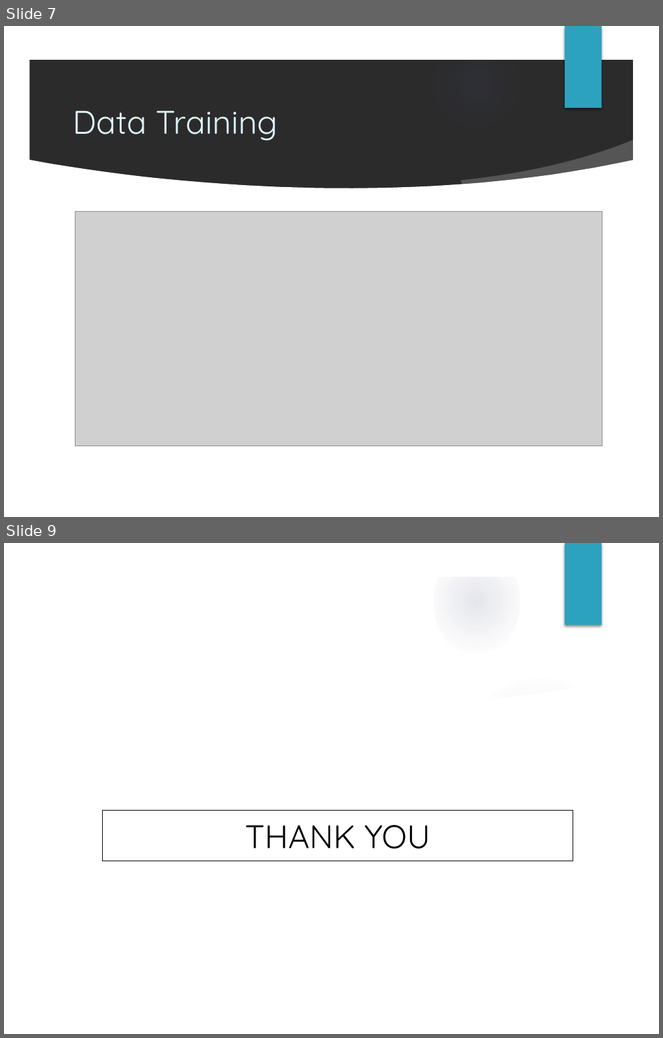
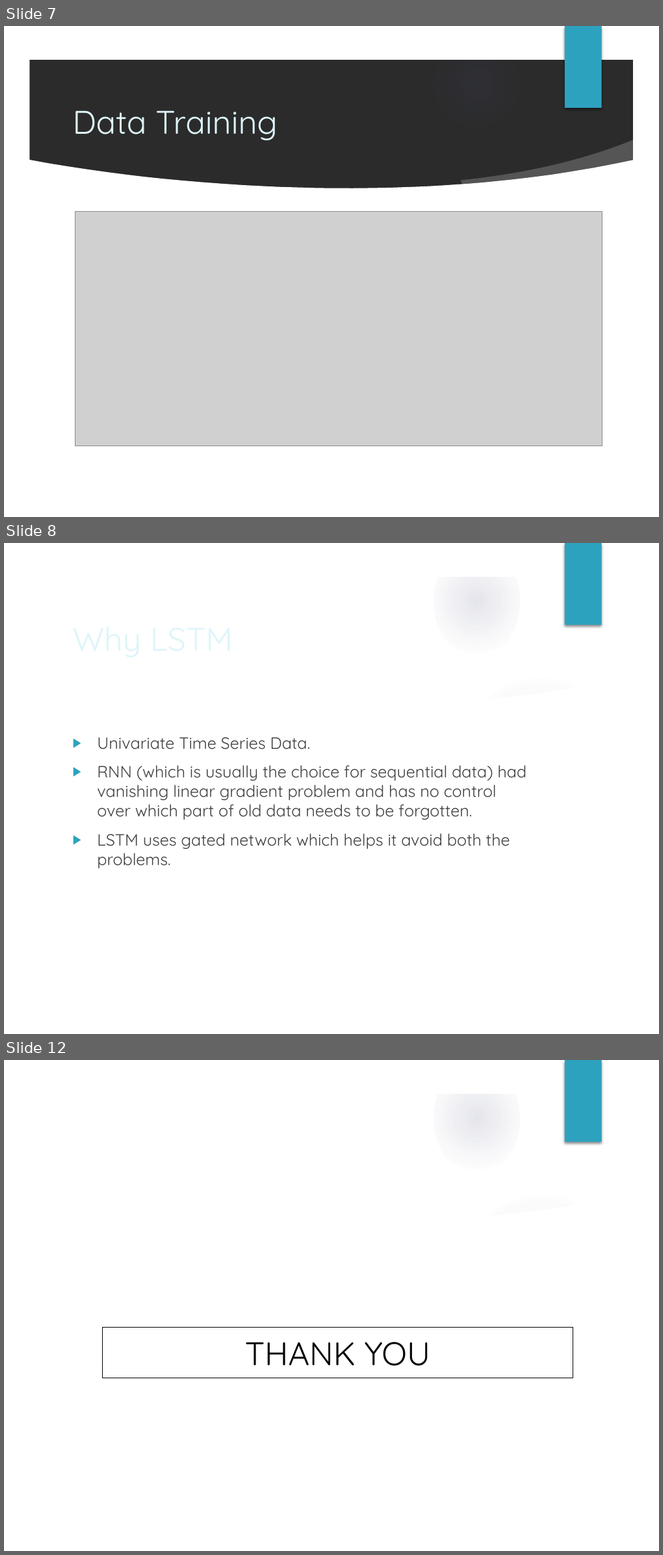
Before and after one commit to ritveak/Wordzone, a slide deck: Presentation final.pptx. Shown one above the other, each under a label of ours: slides 7 and 9 before the commit, slides 7, 8 and 12 after it; the slides between them are not shown. The pictures are 663x1038 and 663x1555 pixels, drawn with LibreOffice and Linux fonts; fonts in the diff are those of the drawing; grey boxes stand for pictures; background and template pictures are left out; a plain dark background stands for a picture behind light text. Boxes give left, top, right and bottom in pixels: in the first picture for what was removed or moved away, otherwise in the second. Text is boxed around its words. In the diff, an @@ line names an element or a change of style, - is before the commit and + after.

```diff
--- a/Presentation final.pptx
+++ b/Presentation final.pptx
@@ slide 8 added at (4,543,659,1034), background picture (left out); not listed: 9 template elements that a slide beside it also shows @@
@@ text added at (97,737,527,869), 18 pt, text #404040 @@
+▶ Univariate Time Series Data.
+▶ RNN (which is usually the choice for sequential data) had vanishing linear gradient problem and has no control over which part of old data needs to be forgotten.
+▶ LSTM uses gated network which helps it avoid both the problems.
@@ title added at (97,834,139,847), 36 pt, text #DEF5FA @@
+Why LSTM
@@ what was slide 9 is now slide 12 @@
```
Also in this commit, not shown: 1 slide changed, 2 other slides added, 9 other files.
